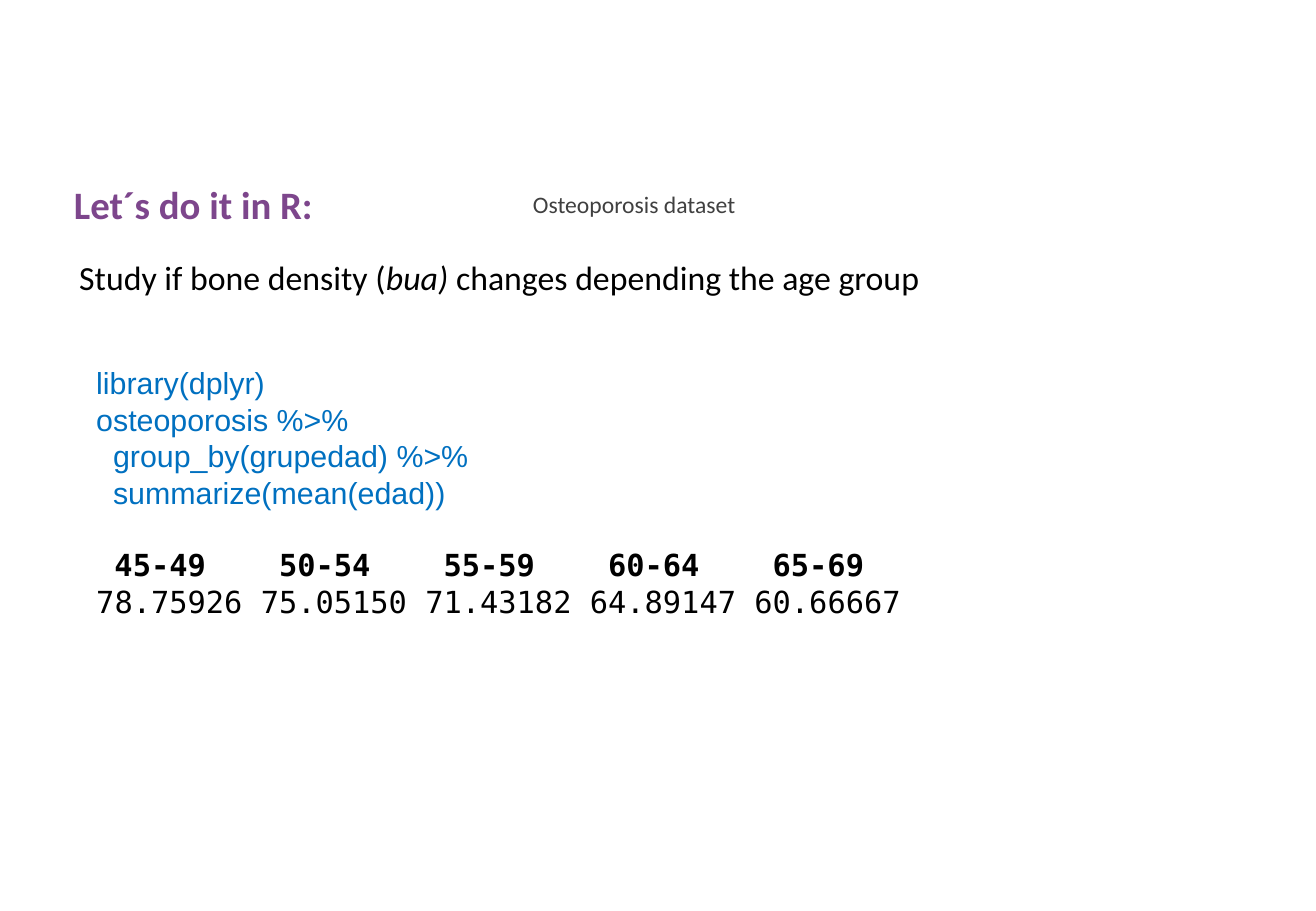
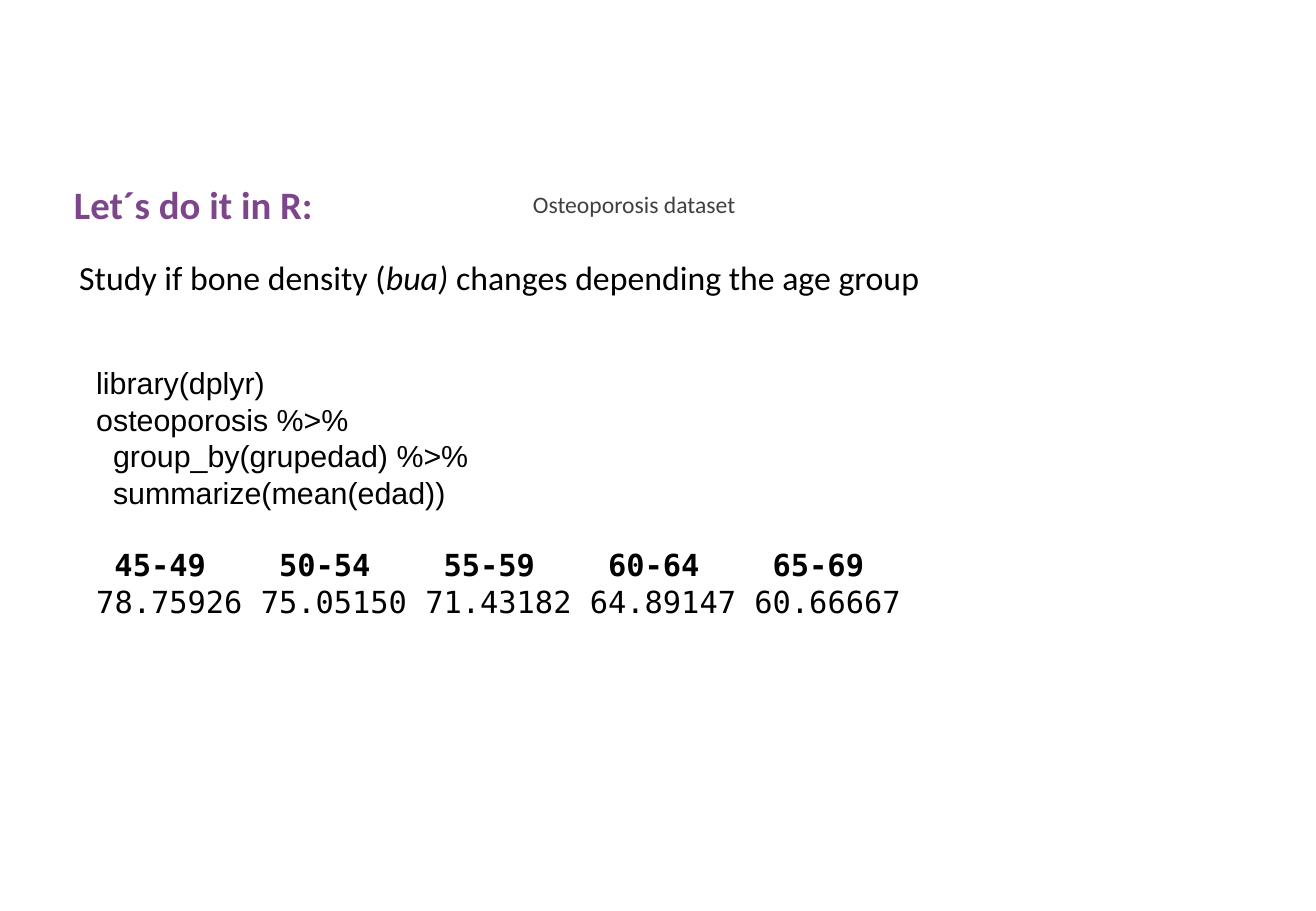
Before and after one commit to uebvhir/Course2020_Statistical-Analysis-with-R, a slide deck: slide 43 of Slides/StatisticsWithR-3-Exploratory_Analysis_II_And_Graphics.pptx (slide 39 before the commit). Drawn at 1316x911 pixels with LibreOffice and Linux fonts; fonts in the diff are those of the drawing; background and template pictures are left out. Boxes give left, top, right and bottom in pixels: in the first picture for what was removed or moved away, otherwise in the second. Text is boxed around its words. In the diff, an @@ line names an element or a change of style, - is before the commit and + after.

```diff
--- a/Slides/StatisticsWithR-3-Exploratory_Analysis_II_And_Graphics.pptx
+++ b/Slides/StatisticsWithR-3-Exploratory_Analysis_II_And_Graphics.pptx
@@ text at (x1=96, y1=372, x2=445, y2=510): text colour #0070C0 to #000000 in "library(dplyr)", "osteoporosis %>%", "group_by(grupedad) %>%", "summarize(mean(edad))" @@
```
Also in this commit, not shown: 3 other slides changed, 6 slides added, 3 other files.
